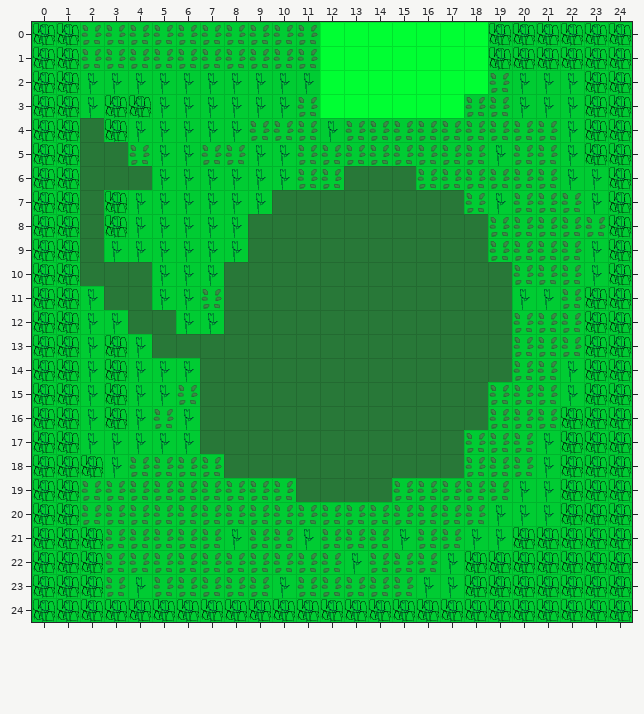
A Tiled map gets an edit: data/first_plains/first_plains0_1.tmx. The picture above is the old version.
Cells are 70x70 px. Shown: x 0..24, y 0..24.
After:
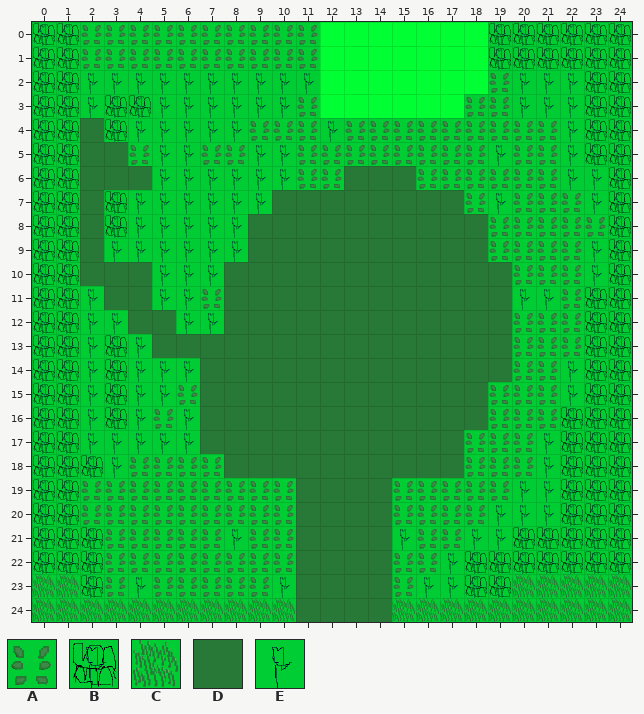
Key: from "tiles": A 1 "SPRITE_FOREST", B 15 "SPRITE_DEFAULT", C 21 "SPRITE_FOREST", D 40 "SPRITE_SWAMP", E 41 "SPRITE_FOREST".
_ is an empty cell.
Log entry: I did what peter told me to do :camel:
Changes in this commit:
Layer "tiles":
y 20: x 11..14 AAAA -> DDDD
y 21: x 11..14 EAAA -> DDDD
y 22: x 11..14 AAEA -> DDDD
y 23: x 0..1 BB -> CC; x 11..14 AAAA -> DDDD; x 20..24 BBBBB -> CCCCC
y 24: x 0..24 BBBBBBBBBBBBBBBBBBBBBBBBB -> CCCCCCCCCCCDDDDCCCCCCCCCC
